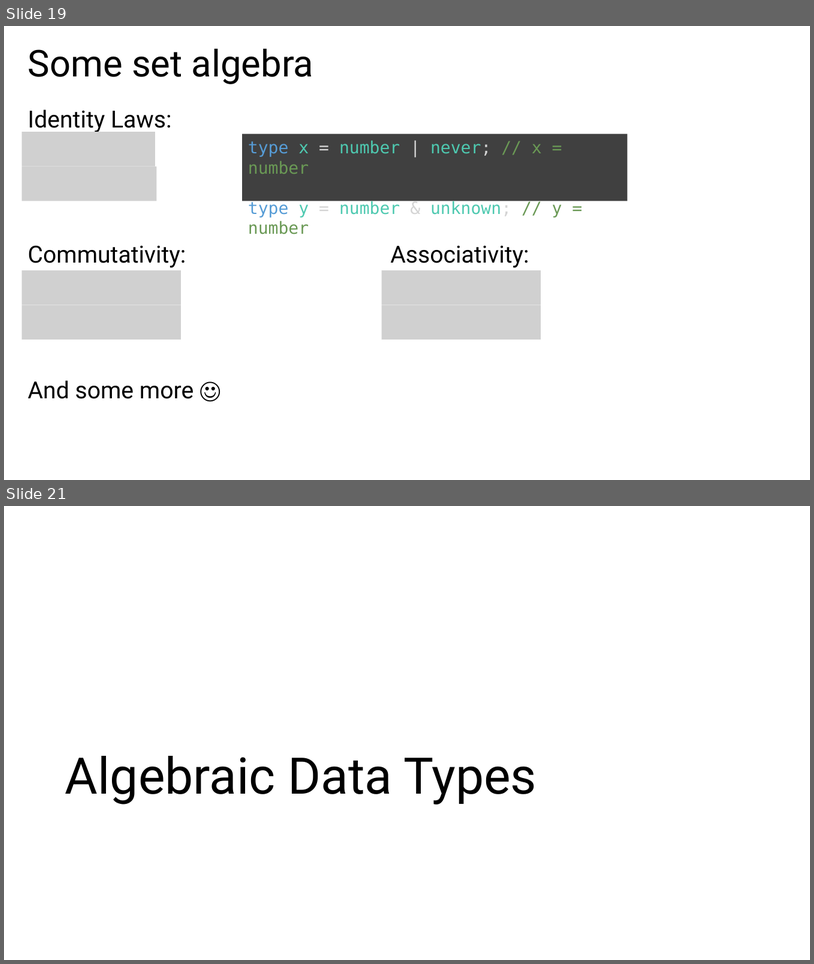
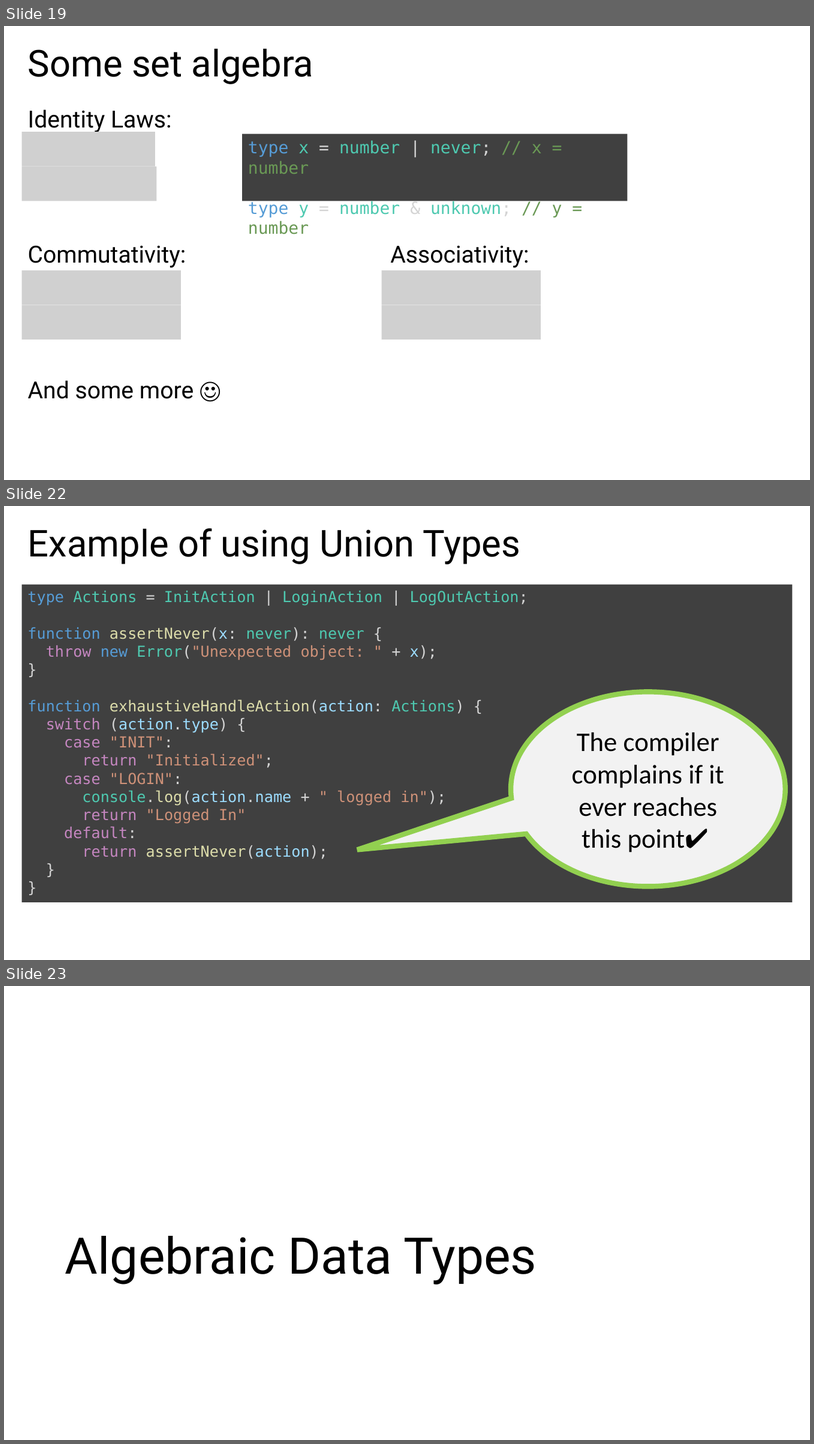
Before and after one commit to ymekesser/a-type-of-magic-presentation, a slide deck: a-type-of-magic.pptx. Shown one above the other, each under a label of ours: slides 19 and 21 before the commit, slides 19, 22 and 23 after it; the slides between them are not shown. The pictures are 814x964 and 814x1444 pixels, drawn with LibreOffice and Linux fonts; fonts in the diff are those of the drawing; grey boxes stand for pictures. Boxes give left, top, right and bottom in pixels: in the first picture for what was removed or moved away, otherwise in the second. Text is boxed around its words. In the diff, an @@ line names an element or a change of style, - is before the commit and + after.

Commit message:
Refined and added Examples

```diff
--- a/a-type-of-magic.pptx
+++ b/a-type-of-magic.pptx
@@ slide 22 added at box(4, 506, 810, 960), background #FFFFFF @@
@@ title added at box(28, 528, 521, 564), 44 pt, text #000000 @@
+Example of using Union Types
@@ rectangle added at box(21, 585, 793, 902), fill #404040, 18 pt, text #4EC9B0 @@
+type Actions = InitAction | LoginAction | LogOutAction;
+function assertNever(x: never): never {
+throw new Error("Unexpected object: " + x);
+}
+function exhaustiveHandleAction(action: Actions) {
+switch (action.type) {
+case "INIT":
+return "Initialized";
+case "LOGIN":
+console.log(action.name + " logged in");
+return "Logged In"
+default:
+return assertNever(action);
+}
+}
@@ speech bubble added at box(511, 692, 786, 886), fill #F2F2F2, outline #92D050 6 pt, 32 pt, text #000000 @@
+The compiler complains if it ever reaches this point✔️
@@ what was slide 21 is now slide 23 @@
```
Also in this commit, not shown: 2 slides changed, 2 other slides added, 2 slides removed, 7 other files.
